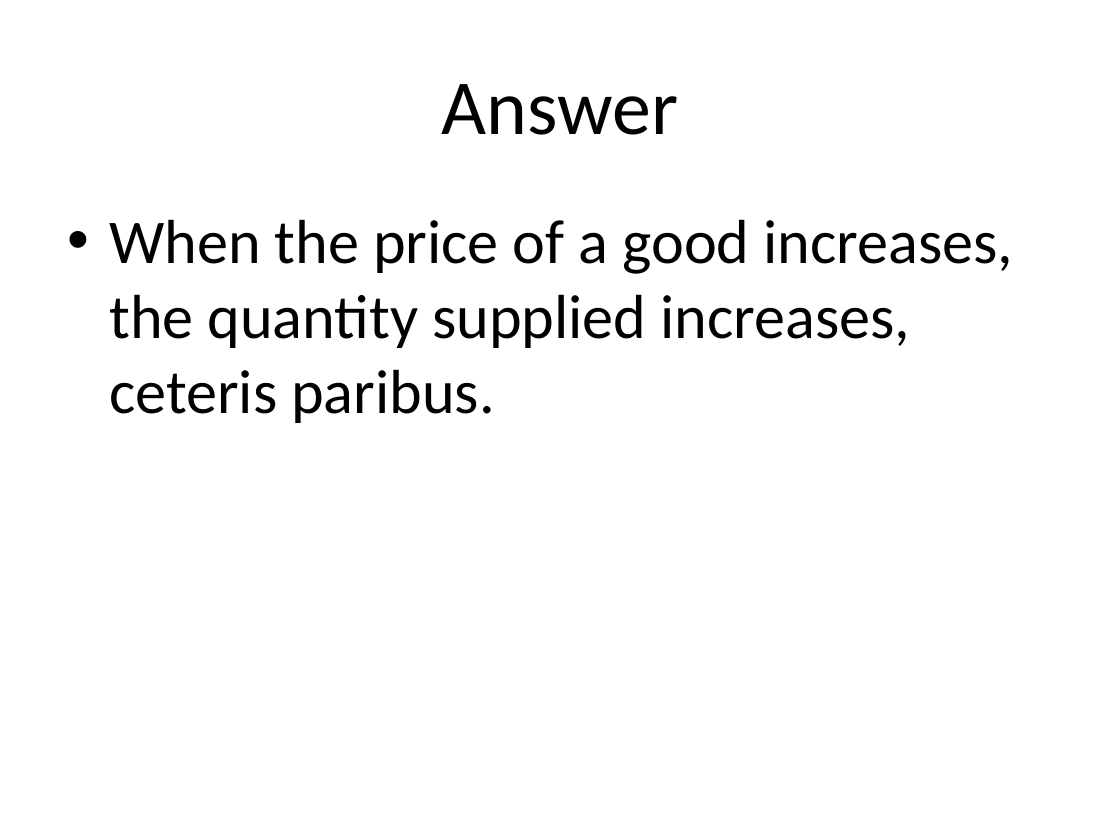
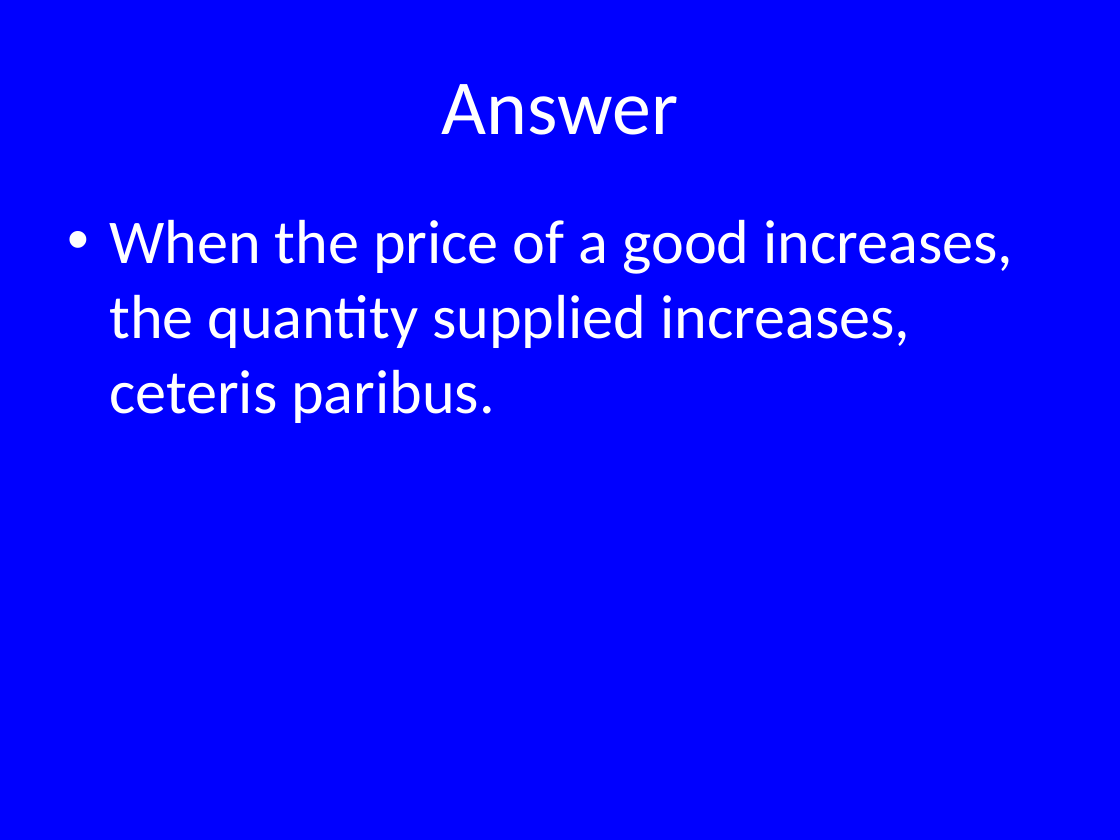
Before and after one commit to zhixiangteoh/tP, a slide deck: slide 5 of pptx/Micro-Economics.pptx. Drawn at 1120x840 pixels with LibreOffice and Linux fonts; fonts in the diff are those of the drawing. Boxes give left, top, right and bottom in pixels: in the first picture for what was removed or moved away, otherwise in the second. Text is boxed around its words. In the diff, an @@ line names an element or a change of style, - is before the commit and + after.

Commit message:
Add Original Color option for pptx

```diff
--- a/pptx/Micro-Economics.pptx
+++ b/pptx/Micro-Economics.pptx
@@ background #FFFFFF to #0000FF @@
@@ title "Answer" at (x1=442, y1=84, x2=679, y2=135): text colour #000000 to #FFFFFF @@
@@ text "When the price of a ..." at (x1=109, y1=219, x2=1014, y2=423): text colour #000000 to #FFFFFF @@
```
Also in this commit, not shown: 8 other slides changed, 2 slides added, 10 other files.
